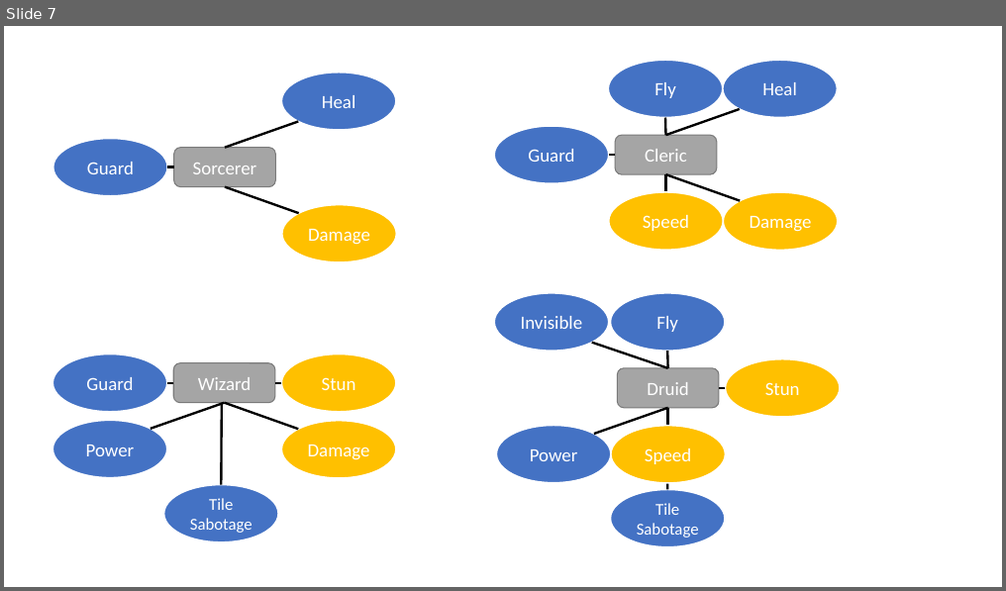
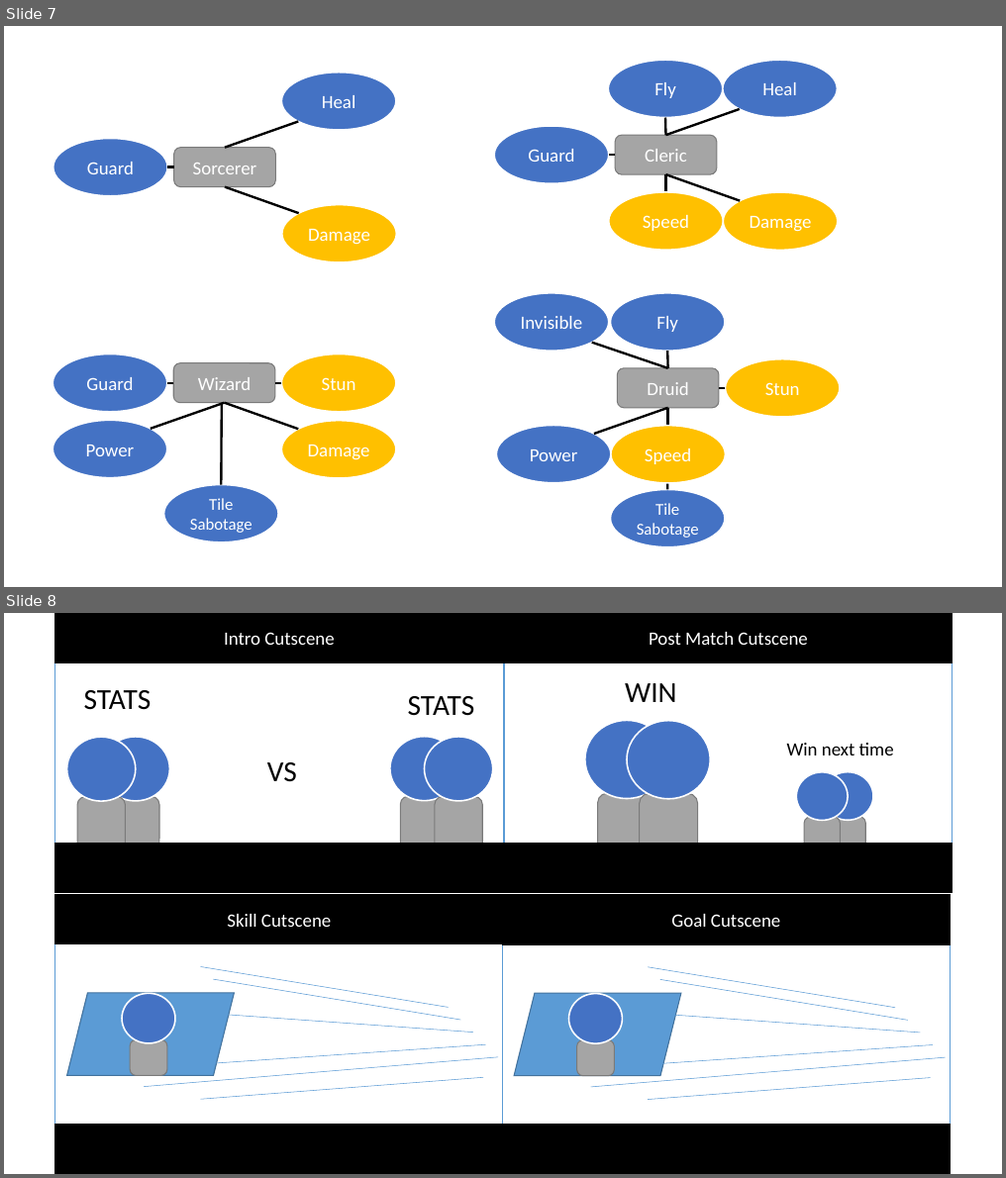
Before and after one commit to kertaskids/Witch-Football, a slide deck: Witch Ball mind map.pptx. Shown one above the other, each under a label of ours: slide 7 before the commit, slides 7 and 8 after it. The pictures are 1006x591 and 1006x1178 pixels, drawn with LibreOffice and Linux fonts; fonts in the diff are those of the drawing. Boxes give left, top, right and bottom in pixels: in the first picture for what was removed or moved away, otherwise in the second. Text is boxed around its words. In the diff, an @@ line names an element or a change of style, - is before the commit and + after.

```diff
--- a/Witch Ball mind map.pptx
+++ b/Witch Ball mind map.pptx
@@ slide 8 added at [4,613,1002,1174], background #FFFFFF @@
@@ group added at [505,613,952,893]: 4 rounded rectangles, 4 ellipses, 3 rectangles, 2 texts @@
+Intro
+Post Match Cutscene
+Win next time
+WIN
@@ group added at [55,613,503,893]: 4 rounded rectangles, 4 ellipses, 3 rectangles, 3 texts @@
+Intro
+Intro Cutscene
+STATS
+STATS
+VS
@@ group added at [55,894,503,1174]: 6 lines, 3 rectangles, 1 parallelogram, 1 rounded rectangle, 1 ellipse @@
+Intro
+Skill Cutscene
@@ group added at [503,894,950,1174]: 6 lines, 3 rectangles, 1 parallelogram, 1 rounded rectangle, 1 ellipse @@
+Intro
+Goal Cutscene
```
Also in this commit, not shown: 1 other slide added, 1 other file.
